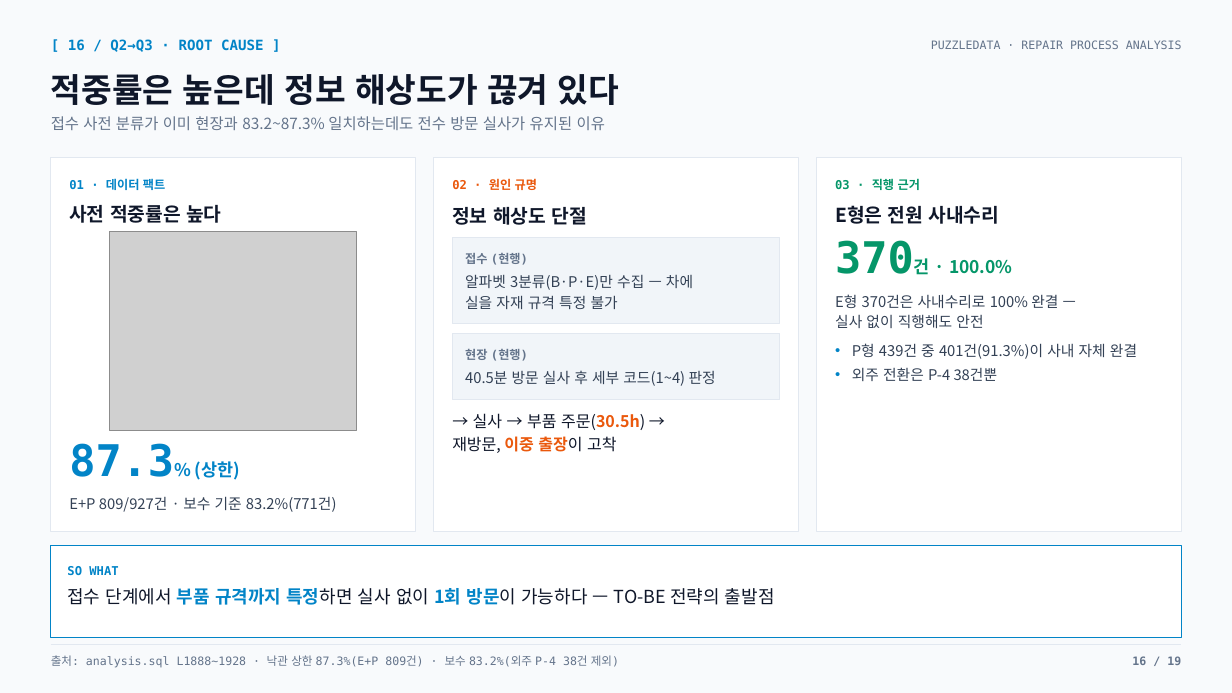
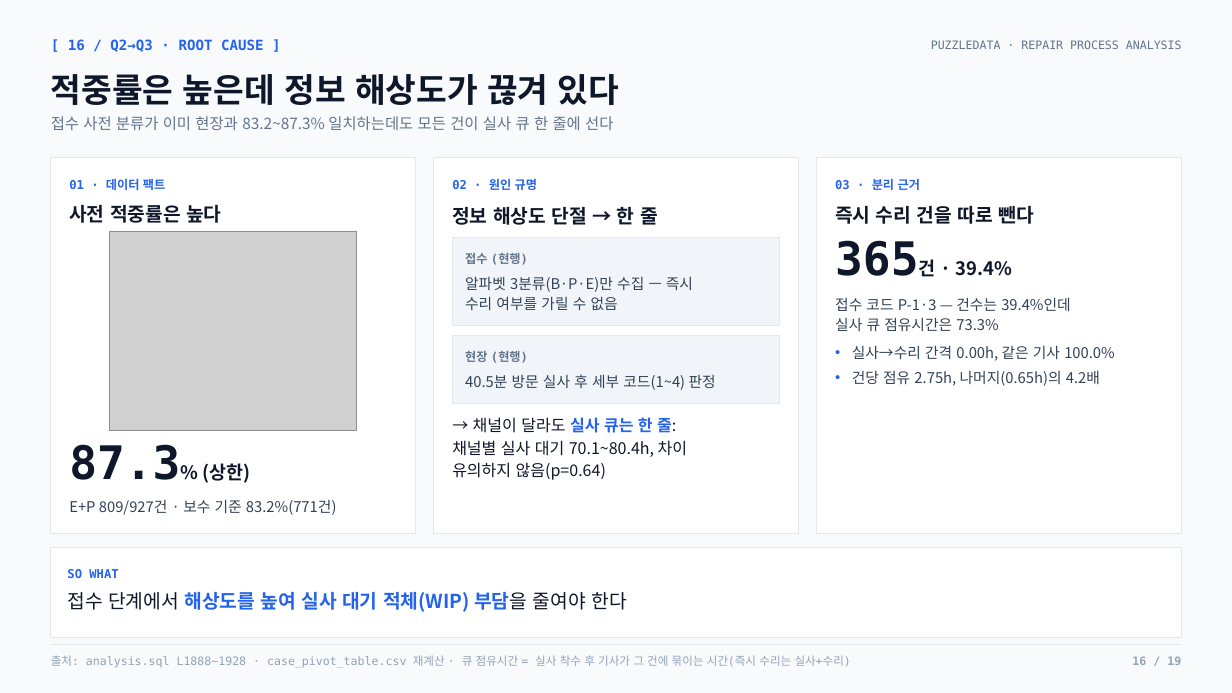
Before and after one commit to nus1245/puzzle_data, a slide deck: slide 16 of outputs/pptx/puzzledata_repair_report.pptx. Drawn at 1232x693 pixels with LibreOffice and Linux fonts; fonts in the diff are those of the drawing; grey boxes stand for pictures. Boxes give left, top, right and bottom in pixels: in the first picture for what was removed or moved away, otherwise in the second. Text is boxed around its words. In the diff, an @@ line names an element or a change of style, - is before the commit and + after.

```diff
--- a/outputs/pptx/puzzledata_repair_report.pptx
+++ b/outputs/pptx/puzzledata_repair_report.pptx
@@ text at (51,116,613,130): text changed @@
-접수 사전 분류가 이미 현장과 83.2~87.3% 일치하는데도 전수 방문 실사가 유지된 이유
+접수 사전 분류가 이미 현장과 83.2~87.3% 일치하는데도 모든 건이 실사 큐 한 줄에 선다
@@ text "02 · 원인 규명" at (452,178,537,190): text colour #EA580C to #2563EB @@
@@ text at (835,178,920,190): text changed; text colour #059669 to #2563EB @@
-03 · 직행 근거
+03 · 분리 근거
@@ text at (452,207,658,225): text changed @@
-정보 해상도 단절
+정보 해상도 단절 → 한 줄
@@ text at (835,206,1033,224): text changed @@
-E형은 전원 사내수리
+즉시 수리 건을 따로 뺀다
@@ text at (956,261,1012,276): text changed; size 13.6 to 14.4 pt; text colour #059669 to #0F172A @@
-370건 · 100.0%
+365건 · 39.4%
@@ text at (465,276,693,310): text changed @@
-알파벳 3분류(B·P·E)만 수집 — 차에
-실을 자재 규격 특정 불가
+알파벳 3분류(B·P·E)만 수집 — 즉시
+수리 여부를 가릴 수 없음
@@ text at (835,297,1071,331): text changed @@
-E형 370건은 사내수리로 100% 완결 —
-실사 없이 직행해도 안전
+접수 코드 P-1·3 — 건수는 39.4%인데
+실사 큐 점유시간은 73.3%
@@ rectangle: place and size @@
-rectangle at (452,334,779,400)
+rectangle at (452,335,779,404)
@@ text at (852,345,1115,386): text changed @@
-• P형 439건 중 401건(91.3%)이 사내 자체 완결
-• 외주 전환은 P-4 38건뿐
+• 실사→수리 간격 0.00h, 같은 기사 100.0%
+• 건당 점유 2.75h, 나머지(0.65h)의 4.2배
@@ text "40.5분 방문 실사 후 세부 ...": place and size @@
-text "40.5분 방문 실사 후 세부 ..." at (465,370,716,386)
+text "40.5분 방문 실사 후 세부 ..." at (465,374,716,390)
@@ text at (452,417,687,480): text changed @@
-→ 실사 → 부품 주문(30.5h) →
-재방문, 이중 출장이 고착
+→ 채널이 달라도 실사 큐는 한 줄:
+채널별 실사 대기 70.1~80.4h, 차이
+유의하지 않음(p=0.64)
@@ text "87.3% (상한)" at (69,444,251,483): size 34 to 36 pt in "87.3%"; size 13.6 to 14.4 pt in "87.3% (상한)"; text colour #0284C7 to #0F172A; line spacing 38.1pt to 40.3pt @@
@@ rectangle at (51,548,1181,638): outline #0284C7 0.75 pt to #E2E8F0 0.75 pt @@
@@ text colour #0284C7 to #2563EB in 3 elements at (68,39,264,52), (69,178,165,190), (67,569,118,578) @@
@@ text at (67,592,626,612): text changed; size 14 to 15 pt; text colour #0F172A to #2563EB; bold on @@
-접수 단계에서 부품 규격까지 특정하면 실사 없이 1회 방문이 가능하다 — TO-BE 전략의 출발점
+접수 단계에서 해상도를 높여 실사 대기 적체(WIP) 부담을 줄여야 한다
@@ text at (51,655,851,668): text changed; text colour #64748B to #94A3B8 @@
-출처: analysis.sql L1888~1928 · 낙관 상한 87.3%(E+P 809건) · 보수 83.2%(외주 P-4 38건 제외)
+출처: analysis.sql L1888~1928 · case_pivot_table.csv 재계산 · 큐 점유시간 = 실사 착수 후 기사가 그 건에 묶이는 시간(즉시 수리는 실사+수리)
@@ text "16 / 19" at (1132,656,1181,665): text colour #64748B to #94A3B8 @@
```
Also in this commit, not shown: 17 other slides changed, 1 slide added, 1 slide removed, 22 other files.
